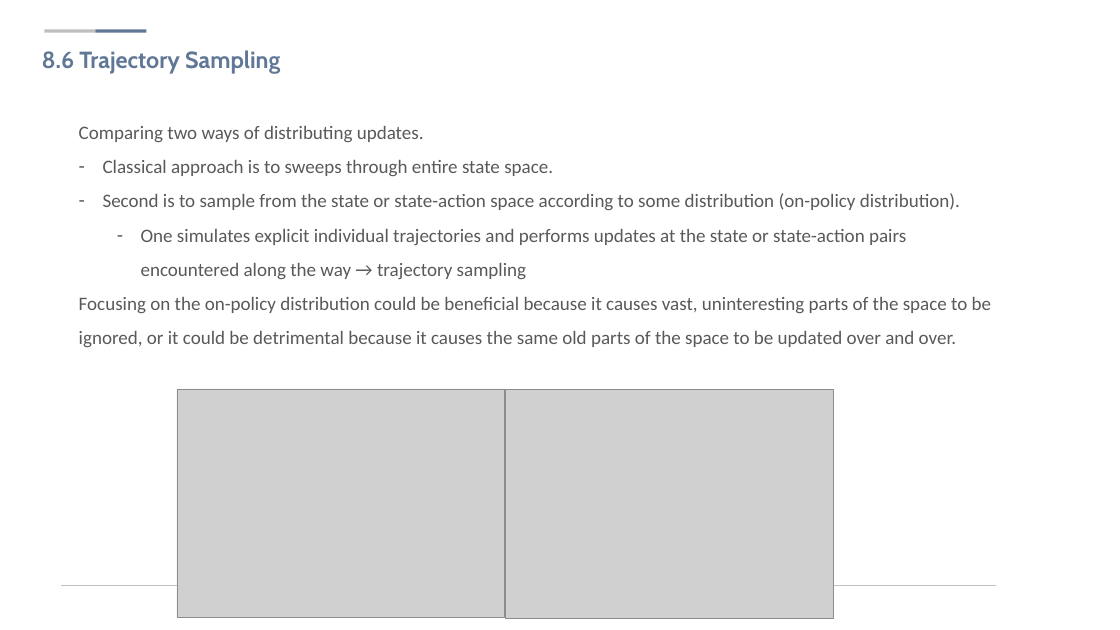
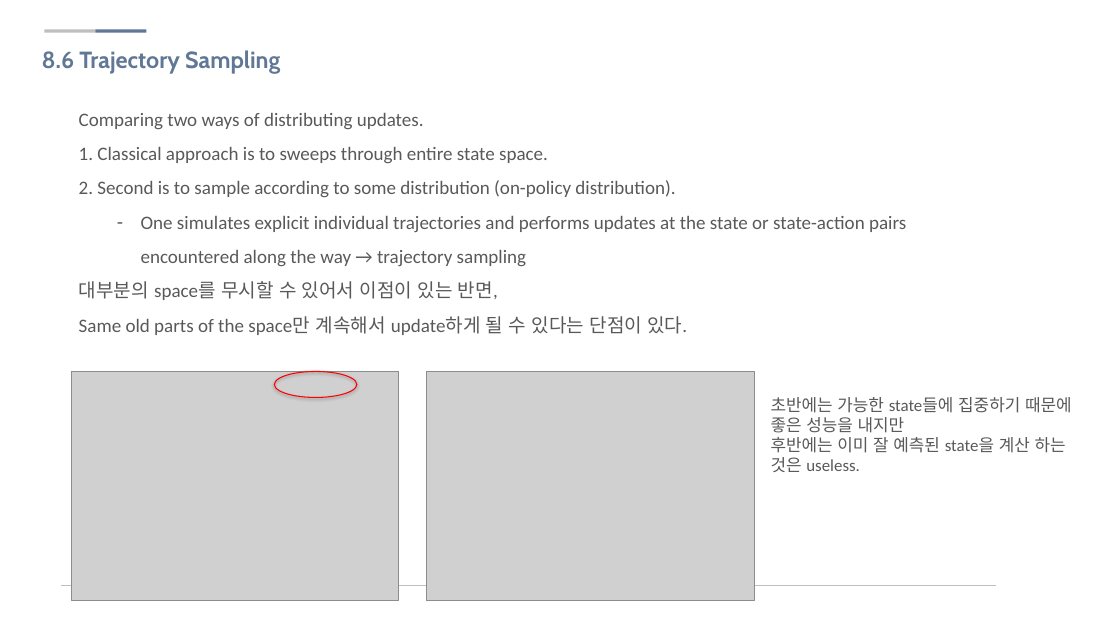
Before and after one commit to sjsong08/IDEALab_study, a slide deck: slide 17 of Reinforcement Learning/RL 08.pptx. Drawn at 1120x630 pixels with LibreOffice and Linux fonts; fonts in the diff are those of the drawing; grey boxes stand for pictures; background and template pictures are left out. Boxes give left, top, right and bottom in pixels: in the first picture for what was removed or moved away, otherwise in the second. Text is boxed around its words. In the diff, an @@ line names an element or a change of style, - is before the commit and + after.

```diff
--- a/Reinforcement Learning/RL 08.pptx
+++ b/Reinforcement Learning/RL 08.pptx
@@ text "Comparing two ways of distributing ...": place and size @@
-text "Comparing two ways of distributing ..." at [79,126,991,347]
+text "Comparing two ways of distributing ..." at [79,113,906,335]
@@ text at [79,147,675,197]: text changed @@
-– Classical approach is to sweeps through entire state space.
-– Second is to sample from the state or state-action space according to some distribution (on-policy distribution).
+1. Classical approach is to sweeps through entire state space.
+2. Second is to sample according to some distribution (on-policy distribution).
@@ text at [79,281,687,335]: text changed @@
-Focusing on the on-policy distribution could be beneficial because it causes vast, uninteresting parts of the space to be ignored, or it could be detrimental because it causes the same old parts of the space to be updated over and over.
+대부분의 space를 무시할 수 있어서 이점이 있는 반면,
+Same old parts of the space만 계속해서 update하게 될 수 있다는 단점이 있다.
@@ picture: place and size @@
-picture at [177,389,504,618]
+picture at [71,372,398,600]
@@ ellipse added at [274,372,357,398], outline #FF0000 1 pt @@
@@ picture: place and size @@
-picture at [505,389,833,619]
+picture at [427,372,754,601]
@@ text added at [771,397,1072,472], 16 pt, text #595959 @@
+초반에는 가능한 state들에 집중하기 때문에 좋은 성능을 내지만
+후반에는 이미 잘 예측된 state을 계산 하는 것은 useless.
```
Also in this commit, not shown: 9 other slides changed, 12 slides removed, 2 other files.
